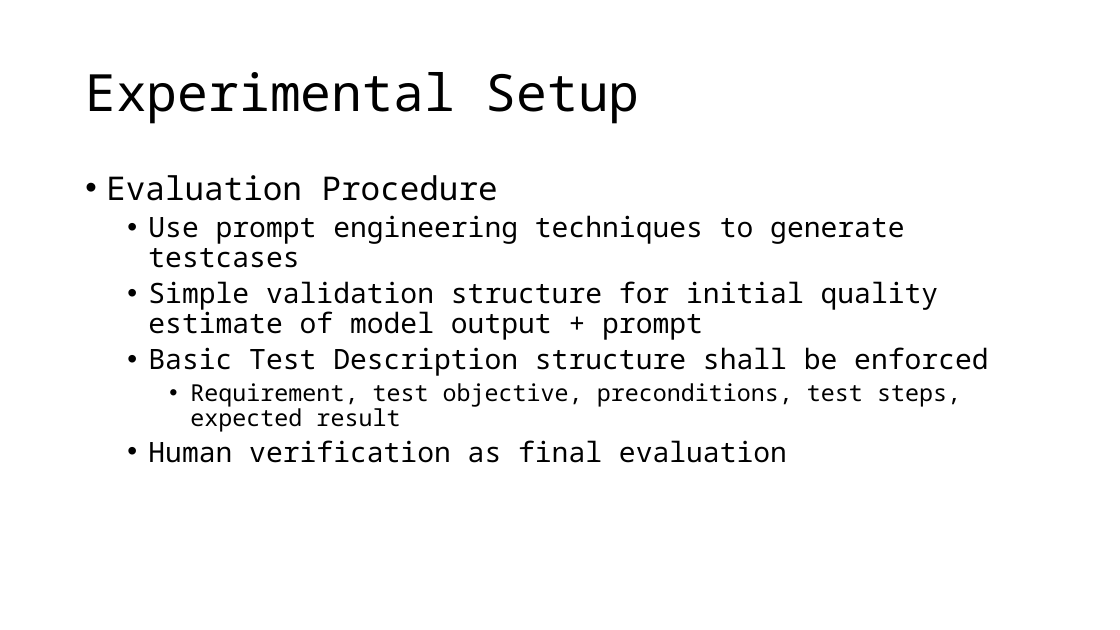
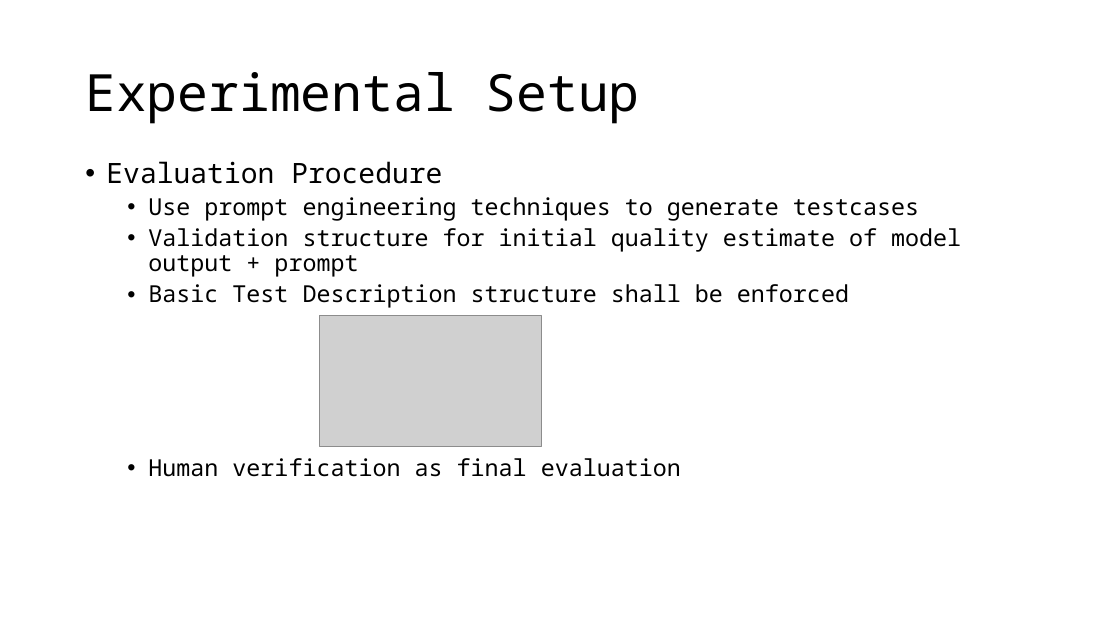
Before and after one commit to as-cal8/RBST-prompt-engineering, a slide deck: slide 5 of presentation/RBST_prompt-eng [Autosaved].pptx. Drawn at 1120x630 pixels with LibreOffice and Linux fonts; fonts in the diff are those of the drawing; grey boxes stand for pictures. Boxes give left, top, right and bottom in pixels: in the first picture for what was removed or moved away, otherwise in the second. Text is boxed around its words. In the diff, an @@ line names an element or a change of style, - is before the commit and + after.

Commit message:
add results, extend comparator, some fixes

```diff
--- a/presentation/RBST_prompt-eng [Autosaved].pptx
+++ b/presentation/RBST_prompt-eng [Autosaved].pptx
@@ text "Evaluation Procedure" moved from (x1=106, y1=175, x2=988, y2=463) to (x1=106, y1=161, x2=961, y2=477) @@
@@ text at (x1=106, y1=161, x2=919, y2=477): size 28 to 24 pt in "Evaluation Procedure"; size 24 to 20 pt in "Use prompt engineering techniques to generate testcases", "Basic Test Description structure shall be enforced", "Human verification as final evaluation" @@
@@ text at (x1=148, y1=228, x2=961, y2=277): text changed; size 24 to 20 pt @@
-  • Simple validation structure for initial quality estimate of model output + prompt
+  • Validation structure for initial quality estimate of model output + prompt
@@ picture added at (x1=319, y1=315, x2=541, y2=447) @@
@@ text at (x1=190, y1=383, x2=961, y2=432): paragraph removed @@
-    • Requirement, test objective, preconditions, test steps, expected result
```
Also in this commit, not shown: 3 other slides changed, 28 other files.
